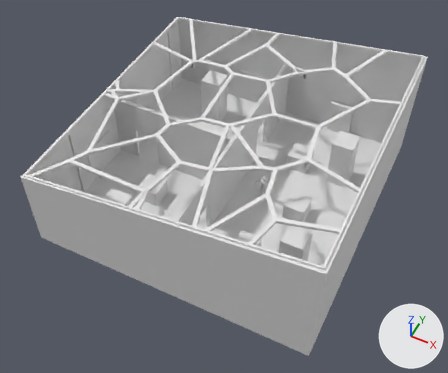
The FBX model DinkelJam_Unity/Assets/Models/Models/MuseumLevel/MuseumLevel.fbx: old version first, new version second.
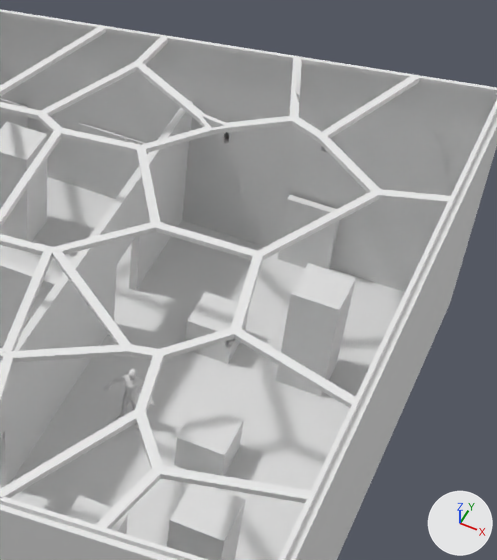
Old and new are each drawn whole from a 50 mm camera at (10.08, -21.27, 26.59) aimed at (0.25, -1.61, 2.01) and again close up on the part from 46% to 94% of the width and 5% to 69% of the height. The axes (+X, +Y, +Z) are drawn at lower right. The lights are the same throughout. Where no turn or scale is listed for an object, it has been applied to the vertices.

Script lines for the objects in view, before the commit:
```python
me_mesh = bpy.data.meshes.new('Mesh')
me_mesh.from_pydata(...)  # 1284 vertices, 2564 faces; spans x -0.67..0.67, y -0.2..0.14, z -0.01..1.81
me_mesh.materials.append(mat_dude)  # white #e7e7e7
me_mesh_006 = bpy.data.meshes.new('Mesh.006')
me_mesh_006.from_pydata(...)  # a box spanning x -59.3..59.2, y 0.0..100.0, z -59.2..59.3
me_mesh_006.materials.append(mat_room)  # white #e7e7e7
me_mesh_009 = bpy.data.meshes.new('Mesh.009')
me_mesh_009.from_pydata(...)  # a box spanning x -170.0..170.0, y 0.0..400.0, z -10.0..10.0
me_mesh_009.materials.append(mat_room)  # white #e7e7e7
ob_pedestal9 = bpy.data.objects.new('Pedestal9', me_mesh_006)
ob_pedestal9.parent = ob_pedestals
ob_pedestal9.location = (390.0, 0.0, 0.0)
ob_pedestal9.rotation_euler = (0.0, 1.571, 0.0)  # degrees (0, 90, 0)
ob_scaleboy = bpy.data.objects.new('ScaleBoy', me_mesh)
ob_scaleboy.location = (1.8, 0.2, 0.0)
ob_wall2 = bpy.data.objects.new('Wall2', me_mesh_009)
ob_wall2.parent = ob_walls2
ob_wall2.location = (0.0, 0.0, 0.0)
ob_wall2.rotation_euler = (0.0, -1.571, 0.0)  # degrees (0, -90, 0)
# also in view: 'Wall' at (-1.8, 0.0, 2.0); 'BulletProofPedestal3' at (5.15, -3.7, 1.5); 'Pedestal3' at (2.65, 3.6, 0.5); 'WallsShell' at (-0.01, 0.0, 3.35); 'Floor' at (-0.06, 0.0, 0.0)
```
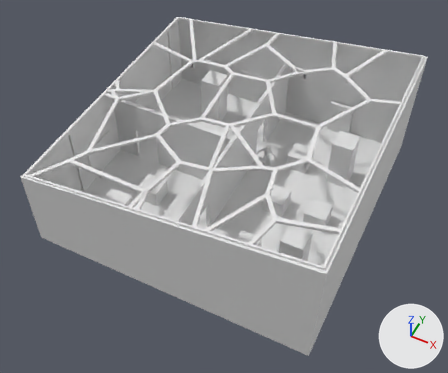
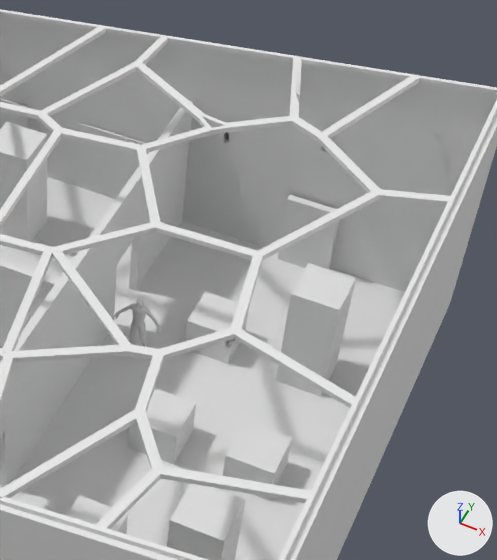
Patch to the scene script:
```diff
--- a/DinkelJam_Unity/Assets/Models/Models/MuseumLevel/MuseumLevel.fbx.py
+++ b/DinkelJam_Unity/Assets/Models/Models/MuseumLevel/MuseumLevel.fbx.py
@@ ob_pedestal9 @@
 ob_pedestal9.parent = ob_pedestals
-ob_pedestal9.location = (390.0, 0.0, 0.0)
+ob_pedestal9.location = (510.0, 0.0, 0.0)
 ob_pedestal9.rotation_euler = (0.0, 1.571, 0.0)  # degrees (0, 90, 0)
@@ ob_scaleboy @@
 ob_scaleboy = bpy.data.objects.new('ScaleBoy', me_mesh)
-ob_scaleboy.location = (1.8, 0.2, 0.0)
+ob_scaleboy.location = (0.99, 2.46, 0.0)
@@ ob_pedestal4 @@
+ob_pedestal4 = bpy.data.objects.new('Pedestal4', me_mesh_006)
+ob_pedestal4.parent = ob_pedestals
+ob_pedestal4.location = (270.0, 0.0, 0.0)
+ob_pedestal4.rotation_euler = (0.0, 1.571, 0.0)  # degrees (0, 90, 0)
```

Changed parts and their boxes [x1, y1, x2, y2] in the close-ups (497 x 560 px):
'Pedestal9', moved
    before: [174, 403, 244, 476]
    after: [223, 420, 292, 500]
'Pedestal4', added
    after: [128, 388, 196, 465]
'ScaleBoy', moved
    before: [103, 369, 156, 429]
    after: [112, 297, 162, 347]
